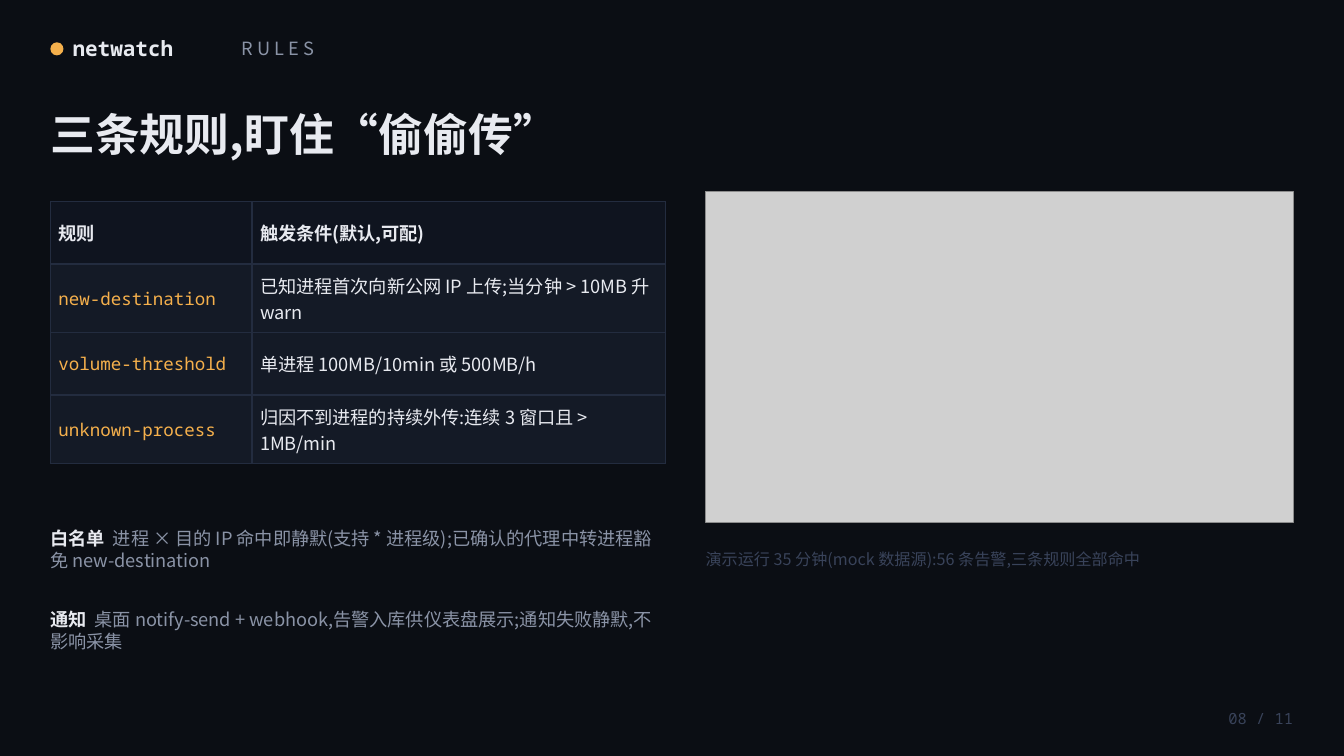
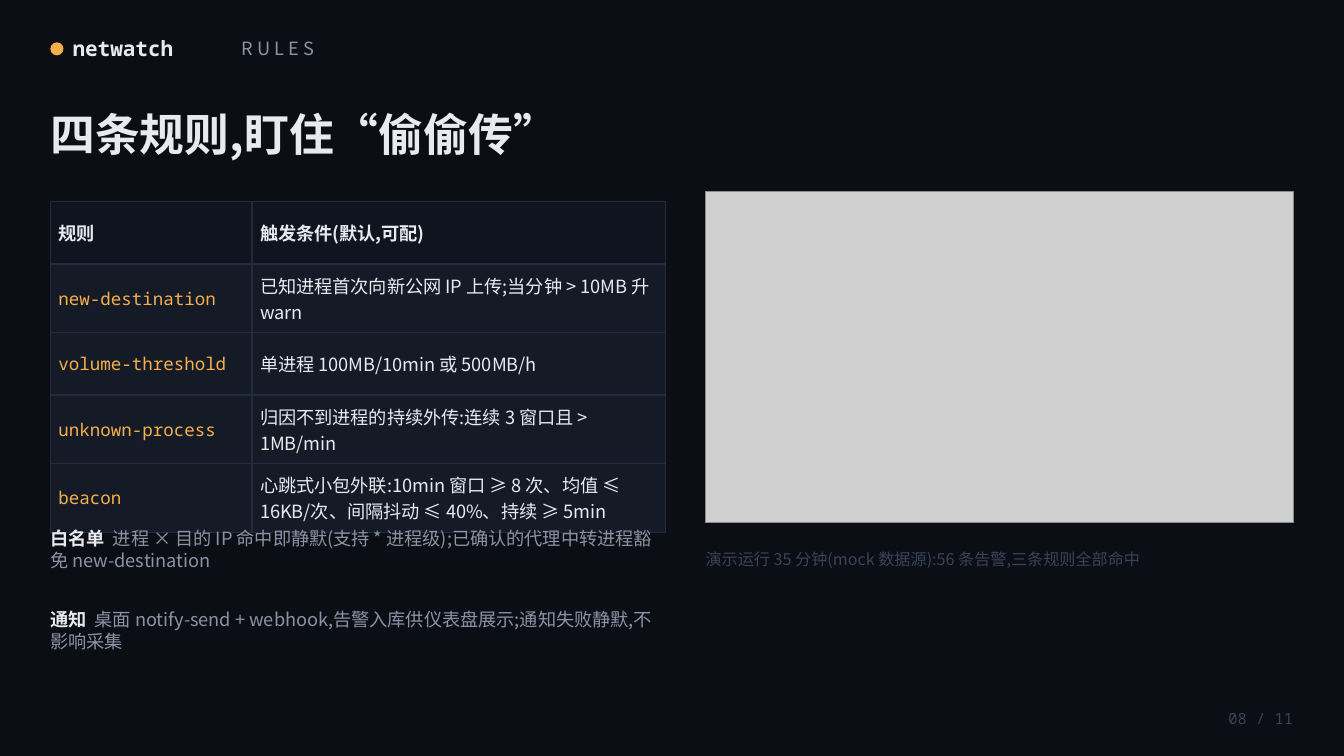
Before and after one commit to Ytadpole/netwatch, a slide deck: slide 8 of docs/netwatch-intro.pptx. Drawn at 1344x756 pixels with LibreOffice and Linux fonts; fonts in the diff are those of the drawing; grey boxes stand for pictures. Boxes give left, top, right and bottom in pixels: in the first picture for what was removed or moved away, otherwise in the second. Text is boxed around its words. In the diff, an @@ line names an element or a change of style, - is before the commit and + after.

Commit message:
docs(media): 材料随 beacon 规则同步——三条→四条
- ppt.cjs:Q4 行与规则表加 beacon(10min 窗/≥8 次/均值 ≤16KB/抖动 ≤40%/持续 ≥5min)
- narr.txt S6 口播 + 重配语音(18.7s → 21.2s),成片 135.9s → 138.4s 重新交付
- PDF 随 pptx 重新导出

```diff
--- a/docs/netwatch-intro.pptx
+++ b/docs/netwatch-intro.pptx
@@ text at box(50, 112, 558, 161): text changed @@
-三条规则,盯住“偷偷传”
+四条规则,盯住“偷偷传”
@@ table at box(50, 202, 665, 525) @@
+row 5: beacon | 心跳式小包外联:10min 窗口 ≥ 8 次、均值 ≤ 16KB/次、间隔抖动 ≤ 40%、持续 ≥ 5min
```
Also in this commit, not shown: 1 other slide changed, 4 other files.
